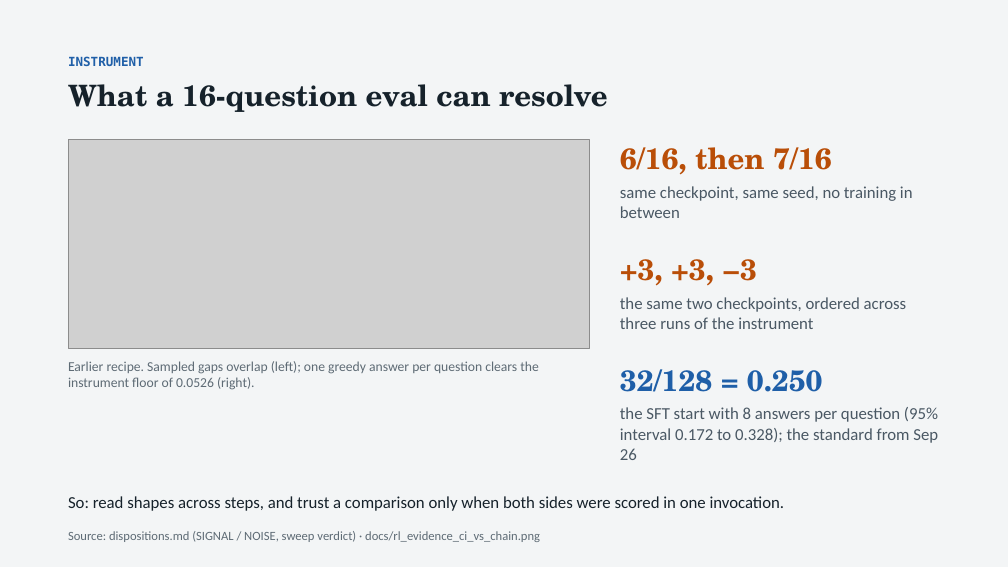
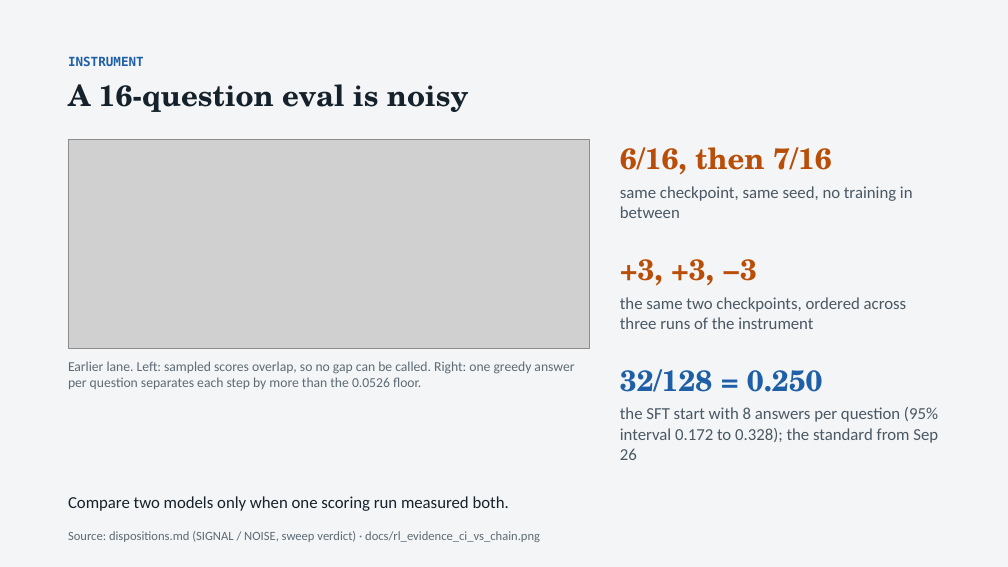
Before and after one commit to thistleknot/rl_v2_share, a slide deck: slide 11 of docs/RL_V2_rl.pptx (slide 10 before the commit). Drawn at 1008x567 pixels with LibreOffice and Linux fonts; fonts in the diff are those of the drawing; grey boxes stand for pictures. Boxes give left, top, right and bottom in pixels: in the first picture for what was removed or moved away, otherwise in the second. Text is boxed around its words. In the diff, an @@ line names an element or a change of style, - is before the commit and + after.

```diff
--- a/docs/RL_V2_rl.pptx
+++ b/docs/RL_V2_rl.pptx
@@ text at box(68, 84, 469, 112): text changed @@
-What a 16-question eval can resolve
+A 16-question eval is noisy
@@ text at box(68, 361, 574, 389): text changed @@
-Earlier recipe. Sampled gaps overlap (left); one greedy answer per question clears the instrument floor of 0.0526 (right).
+Earlier lane. Left: sampled scores overlap, so no gap can be called. Right: one greedy answer per question separates each step by more than the 0.0526 floor.
@@ text at box(68, 496, 509, 511): text changed @@
-So: read shapes across steps, and trust a comparison only when both sides were scored in one invocation.
+Compare two models only when one scoring run measured both.
```
Also in this commit, not shown: 3 other slides changed, 1 slide added, 5 other files.
